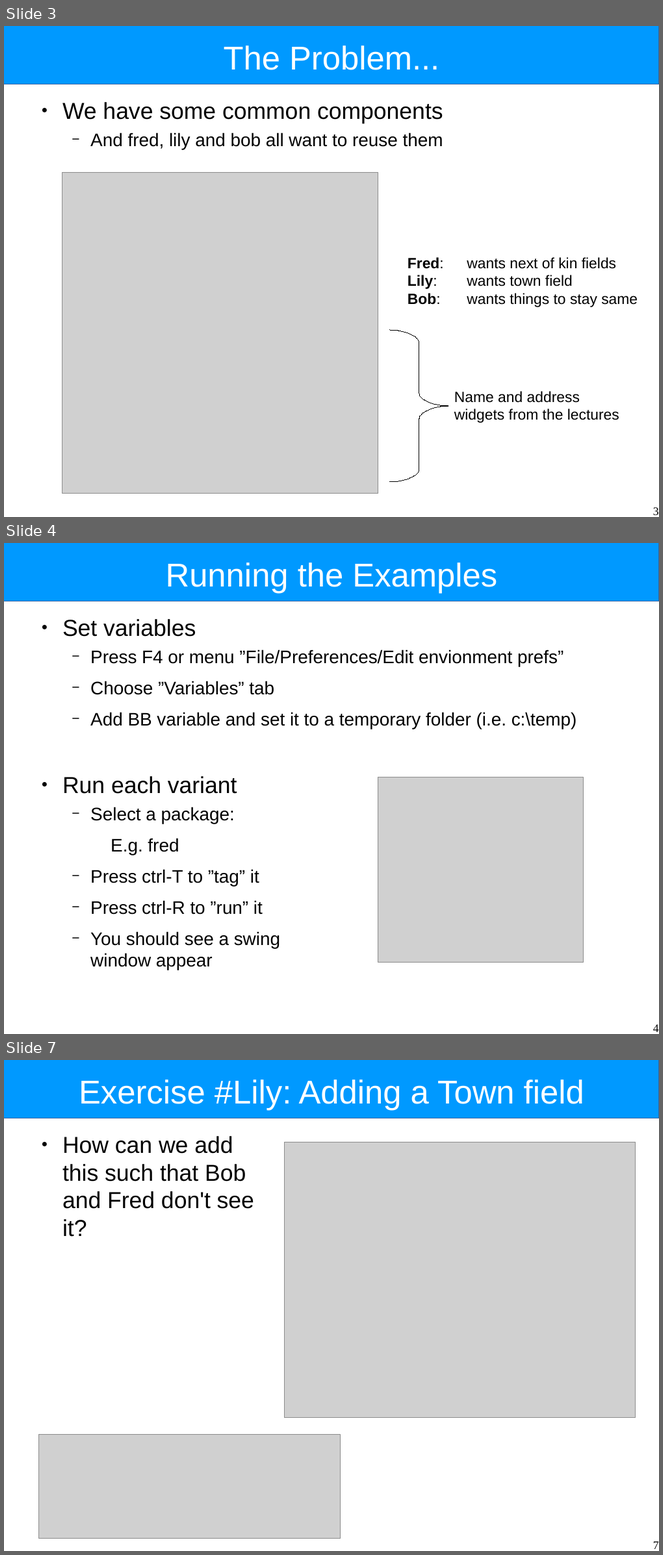
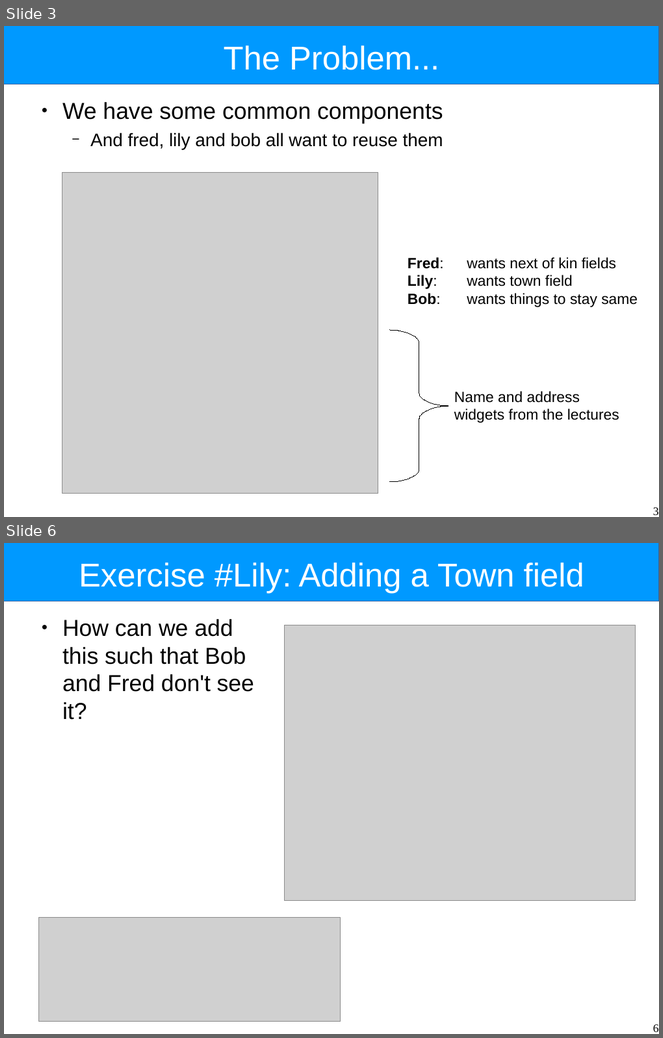
Before and after one commit to Intrinsarc/intrinsarc-evolve, a slide deck: Academic Work/lectures/components-tutorial.odp. Shown one above the other, each under a label of ours: slides 3, 4 and 7 before the commit, slides 3 and 6 after it; the slides between them are not shown. The pictures are 663x1555 and 663x1038 pixels, drawn with LibreOffice and Linux fonts; fonts in the diff are those of the drawing; grey boxes stand for pictures. Boxes give left, top, right and bottom in pixels: in the first picture for what was removed or moved away, otherwise in the second. Text is boxed around its words. In the diff, an @@ line names an element or a change of style, - is before the commit and + after.

```diff
--- a/Academic Work/lectures/components-tutorial.odp
+++ b/Academic Work/lectures/components-tutorial.odp
@@ slide 4 removed at (x1=4, y1=543, x2=659, y2=1034), background #FFFFFF; not listed: 1 template element that a slide beside it also shows @@
@@ title removed at (x1=166, y1=563, x2=497, y2=594) @@
-Running the Examples
@@ text removed at (x1=62, y1=619, x2=577, y2=971) @@
-● Set variables
-  − Press F4 or menu ”File/Preferences/Edit envionment prefs”
-  − Choose ”Variables” tab
-  − Add BB variable and set it to a temporary folder (i.e. c:\temp)
-● Run each variant
-  − Select a package:
-  E.g. fred
-  − Press ctrl-T to ”tag” it
-  − Press ctrl-R to ”run” it
-  − You should see a swing
-    window appear
@@ picture removed at (x1=378, y1=777, x2=584, y2=963) @@
@@ page number removed at (x1=653, y1=1025, x2=659, y2=1032) @@
-4
@@ what was slide 7 is now slide 6 @@
@@ page number at (x1=653, y1=1025, x2=659, y2=1032): text changed @@
-7
+6
```
Also in this commit, not shown: 3 slides changed, 5 other files.
